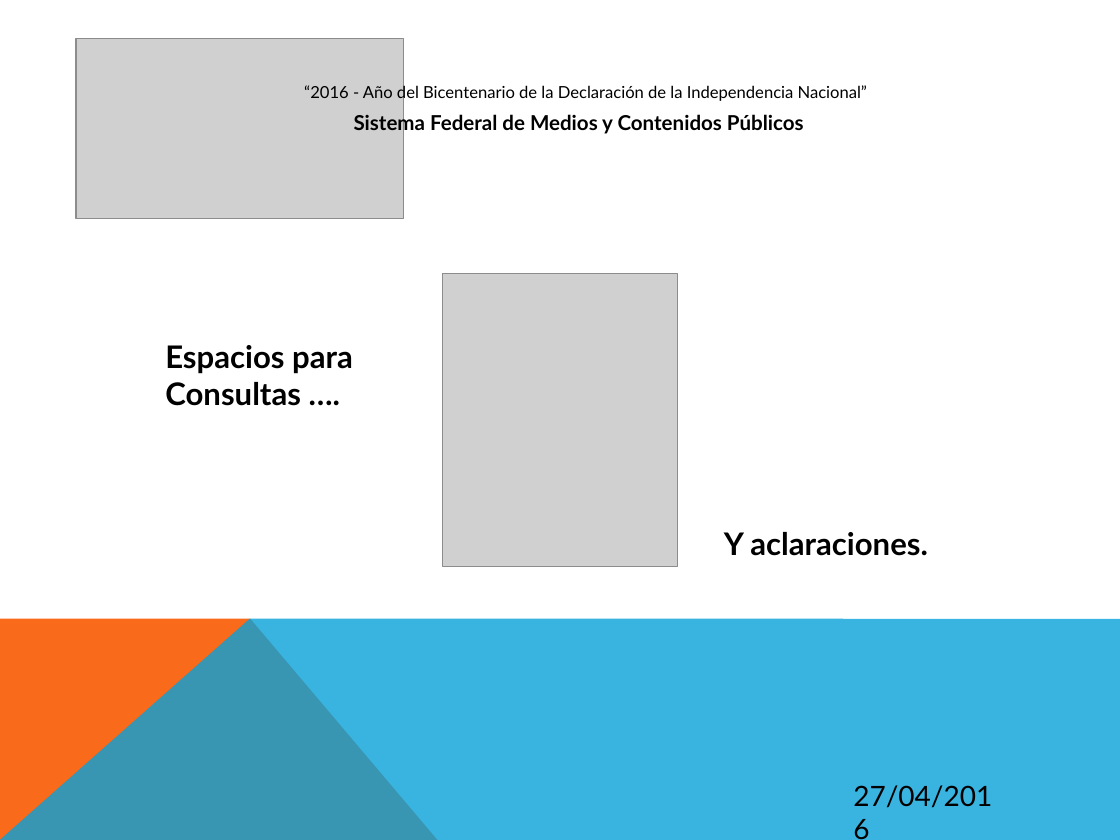
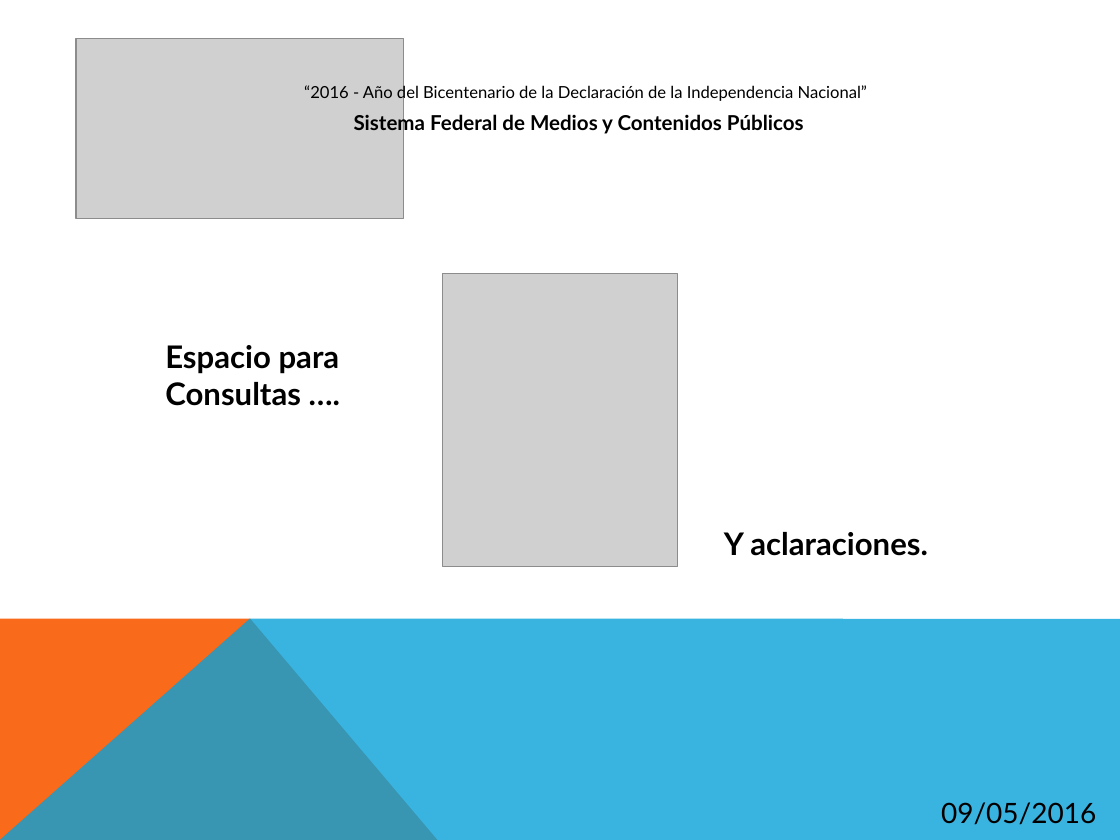
Before and after one commit to jsrxar/dge, a slide deck: slide 10 of 2-calidad/4-capacitaciones/Capacitaciones/CTO - Capacitacion Sistema de Tickets (Apertura Espacios).pptx (slide 8 before the commit). Drawn at 1120x840 pixels with LibreOffice and Linux fonts; fonts in the diff are those of the drawing; grey boxes stand for pictures. Boxes give left, top, right and bottom in pixels: in the first picture for what was removed or moved away, otherwise in the second. Text is boxed around its words. In the diff, an @@ line names an element or a change of style, - is before the commit and + after.

```diff
--- a/2-calidad/4-capacitaciones/Capacitaciones/CTO - Capacitacion Sistema de Tickets (Apertura Espacios).pptx
+++ b/2-calidad/4-capacitaciones/Capacitaciones/CTO - Capacitacion Sistema de Tickets (Apertura Espacios).pptx
@@ text at (x1=165, y1=345, x2=340, y2=374): text changed @@
-Espacios para
+Espacio para
@@ text removed at (x1=853, y1=785, x2=992, y2=808) @@
-27/04/2016
@@ text added at (x1=941, y1=802, x2=1096, y2=825), 18 pt, text #000000 @@
+09/05/2016
```
Also in this commit, not shown: 8 other slides changed, 2 slides added, 36 other files.
